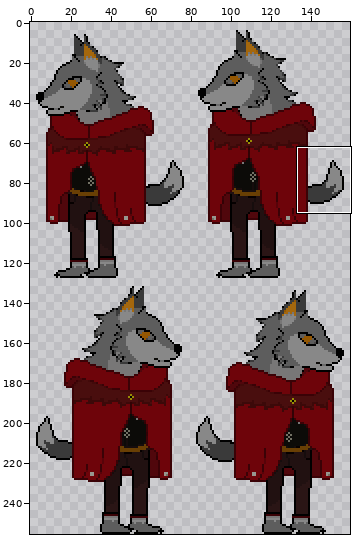
Sprite sheet, stored at Texture/player_idle.png. Above: a wide view before the commit, with the close-up outlined.
Close-up. Before:
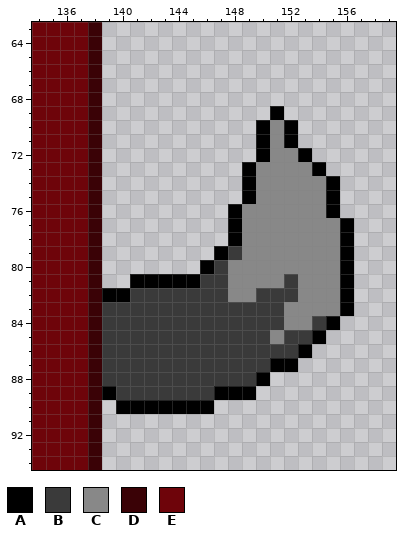
The file is 160x256 pixels. Pixels under 10% opacity are left out. Colours within 5 levels of each other are drawn and written as one. Shown: x 134..159, y 63..94. The commit also changed other parts of the picture, which this record leaves out.
Palette (. is transparent): A #000000  B #3a3a3a  C #888888  D #3a0206  E #6e040a
Pixels before, first column x 134:
63 EEEED..................
64 EEEED..................
65 EEEED..................
66 EEEED..................
67 EEEED..................
68 EEEED..................
69 EEEED............A.....
70 EEEED...........ACA....
71 EEEED...........ACA....
72 EEEED...........ACCA...
73 EEEED..........ACCCCA..
74 EEEED..........ACCCCCA.
75 EEEED..........ACCCCCA.
76 EEEED.........ACCCCCCA.
77 EEEED.........ACCCCCCCA
78 EEEED.........ACCCCCCCA
79 EEEED........ABCCCCCCCA
80 EEEED.......ABCCCCCCCCA
81 EEEED..AAAAABBCCCCBCCCA
82 EEEEDAABBBBBBBCCBBBCCCA
83 EEEEDBBBBBBBBBBBBBCCCCA
84 EEEEDBBBBBBBBBBBBBCCBA.
85 EEEEDBBBBBBBBBBBBCBBA..
86 EEEEDBBBBBBBBBBBBBBA...
87 EEEEDBBBBBBBBBBBBAA....
88 EEEEDBBBBBBBBBBBA......
89 EEEEDABBBBBBBAAA.......
90 EEEED.AAAAAAA..........
91 EEEED..................
92 EEEED..................
93 EEEED..................
94 EEEED..................
And afterwards:
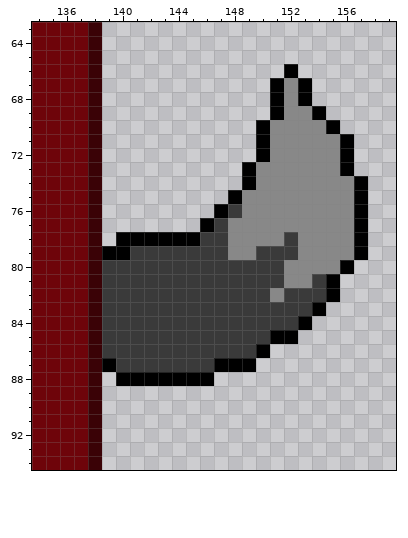
Changes in this commit:
Changed rows in their new state; - is an unchanged pixel.
first column x 139:
66 -------------A-----
67 ------------ACA----
68 ------------ACA----
69 -------------CCA---
70 -------------CCCA--
71 -------------CCCCA-
72 --------------CCCA-
73 ---------------CCA-
74 ----------------CCA
75 ---------AC-----CCA
76 --------AB------CCA
77 -------ABC-------CA
78 -AAAAAABBC---B---CA
79 AABBBBBBBC-BBB---CA
80 BBBBBBBB-BBBB------
81 BBBBBBB--BBBBC-BA.-
82 BB-------BB-C-BBA.-
83 -------------BBA..-
84 -------------BA..--
85 ------------AA..---
86 -----------A...----
87 A-------AAA...-----
88 .AAAAAAA....-------
89 ...........--------
90 -.......-----------
Boxes around the changes in both close-ups, in picture pixels (x1, y1, x2, y2):
changed: (102, 64, 368, 414)
